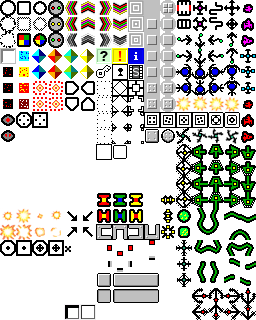
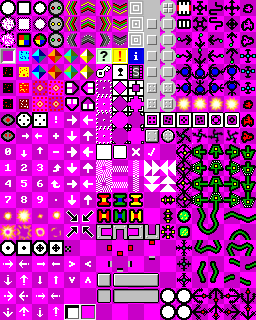
Before/after of a 256 × 320 layered artwork. What changed in the layer stack:
painted on "Fondo" over [160, 288, 192, 320]
showed "Capa nueva" over [0, 0, 256, 320]
